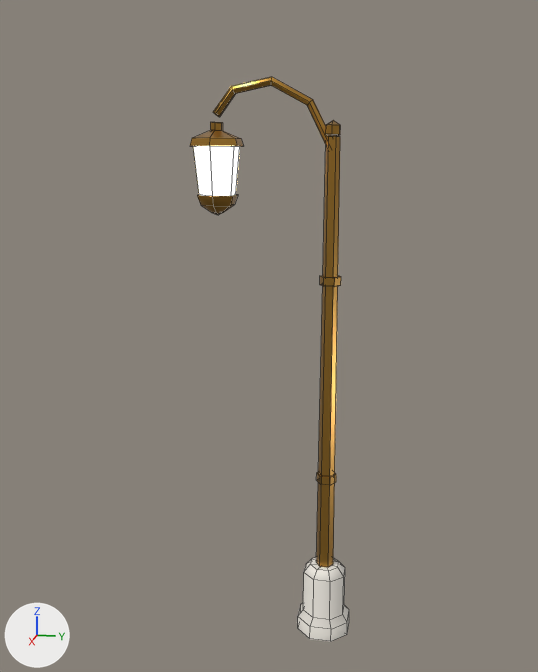
A saved change to the FBX model Assets/Skyfold/Art/Models/Props/street_lamp.fbx.
Both versions are drawn from a 50 mm camera at (5.89, 0.68, 4.13) aimed at (-0.02, -0.5, 2.65). Every picture has the same lights, and +X, +Y and +Z are marked at lower left. The older version comes first. Mesh edges are drawn as thin lines. Where no turn or scale is listed for an object, it has been applied to the vertices. Vertices at exactly the same position are counted once.

In view in the first picture: 'street_lamp'.
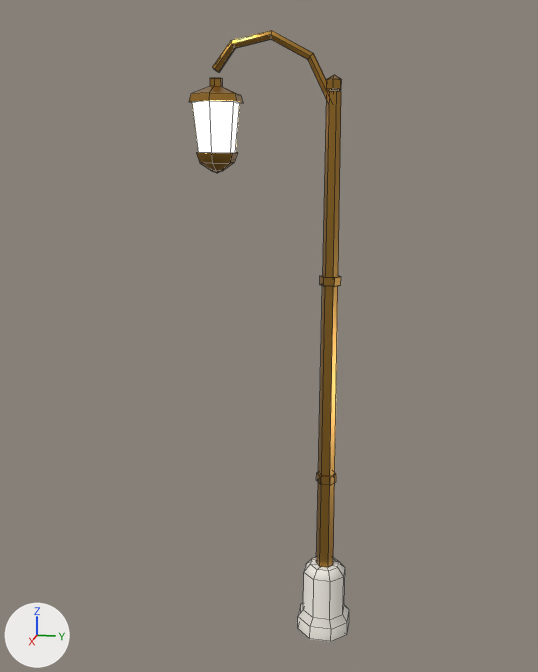
Changed parts and their boxes (x1, y1, x2, y2) in the pictures (538 x 672 px; the box of a moved part takes in the faces that stretch with it):
```json
{"part": 1, "of": "me_street_lamp_001", "change": "moved or reshaped", "before": [193, 85, 340, 215], "after": [191, 39, 341, 173]}
```

Scene script edits in JSON lines:
```json
{"block": "me_street_lamp_001", "where": "# used by ob_street_lamp; location = (0.0, 0.0, 0.0)"}
{"op": "remove", "block": "me_street_lamp_001", "code": "me_street_lamp_001.from_pydata(...)  # 205 vertices, 234 faces; spans x -0.22..0.22, y -1.11..0.22, z 0.0..4.69"}
{"op": "add", "block": "me_street_lamp_001", "code": "me_street_lamp_001.from_pydata(...)  # 205 vertices, 234 faces; spans x -0.22..0.22, y -1.11..0.22, z 0.0..5.02"}
{"block": "me_street_lamp_001", "change": "me_street_lamp_001 part 1"}
{"block": "me_street_lamp_001", "change": "3 faces are deleted"}
{"block": "me_street_lamp_001", "change": "103 vertices in x -0.22..0.22, y -1.11..0.06, z 3.64..4.69 move by (0.0, 0.0, 0.33)"}
{"block": "me_street_lamp_001", "change": "6 vertices in x -0.06..0.06, y -0.05..0.05, z 4.34 move by (0.0, 0.0, 0.32)"}
{"block": "me_street_lamp_001", "change": "3 new faces join them, mat_sky_brass (orange #b8893b)"}
```
